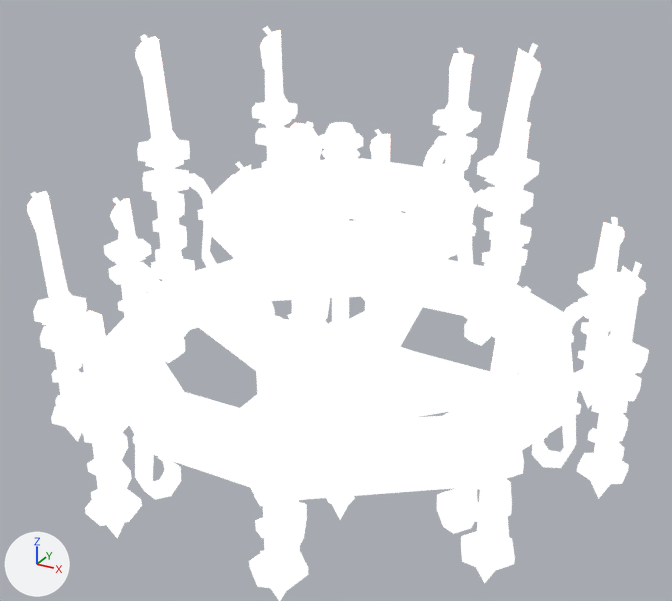
The glTF model public/siege/scifi/dark_SM_Prop_Chandelier_01.gltf: old version first, new version second.
One viewpoint serves both versions: a 50 mm camera at (1.54, -2.83, 0.74) aimed at (-0.01, -0.01, -0.67). Arrows for +X, +Y and +Z are at lower left; the lights stay in place. The first picture is the older version. Where no turn or scale is listed for an object, it has been applied to the vertices.

In view in the first picture: 'SM_Prop_Chandelier_01'.
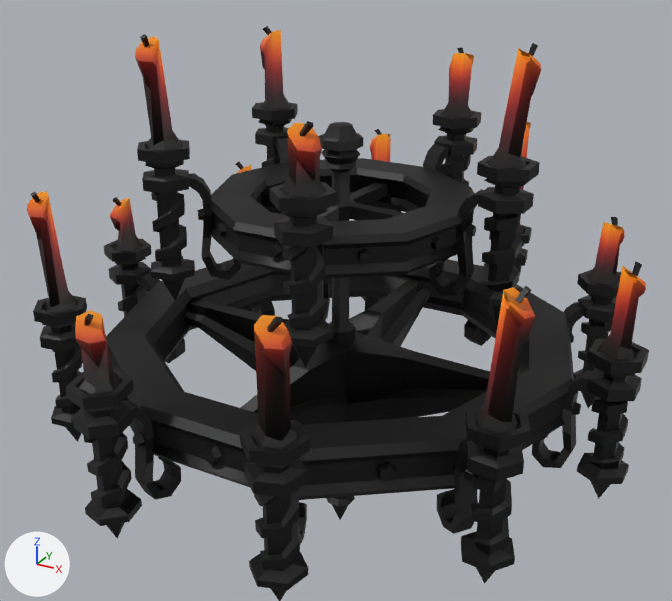
Where the change shows, as pixel boxes [x1, y1, x2, y2] in the pictures (672 x 601 px):
'SM_Prop_Chandelier_01', surface changed (white to black)
    both: [27, 26, 649, 601]

The change, as a list of edits to the scene's bpy script:
```text
Change mat_gothic:
    remove mat_gothic.emission_strength = 1.0
```
